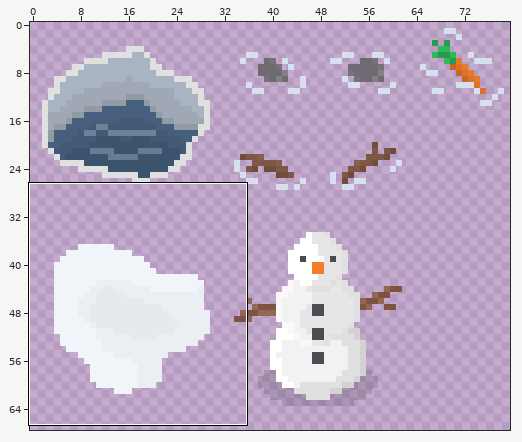
Two versions of one sprite sheet, images/world.png. The picture above shows the old version from afar; the outline marks the close-up.
Close-up. Earlier state:
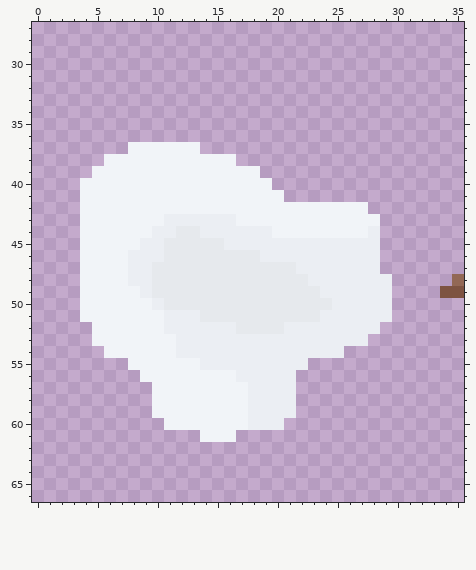
The file is 80x80 pixels. Colours within 5 levels of each other are drawn and written as one. Shown: x 0..35, y 27..66. The wide view leaves out empty margins.
Once edited:
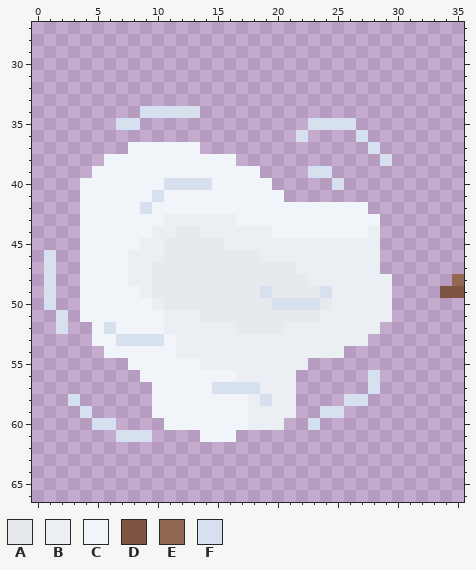
Palette (. is transparent): A #e6e9ed  B #ebeef3  C #f1f4f8  D #7d5341  E #926855  F #d6e0ee
Change:
The edit adds colour F in row 34 at x 9 to 13; in row 35 at x 7 to 8 and 23 to 26; in row 36 at x 22 and 27; in row 37 at x 28; in row 38 at x 29; in row 39 at x 23 to 24.
The edit adds colour F in row 40 at x 25; in rows 46 to 50 at x 1; in rows 51 to 52 at x 2; in rows 56 to 57 at x 28; in row 58 at x 3 and 26 to 27; in row 59 at x 4 and 24 to 25.
The edit adds colour F in row 60 at x 5 to 6 and 23; in row 61 at x 7 to 9.
Colour A gives way to colour F in row 49 at x 19; in row 50 at x 20 to 23.
Colour B gives way to colour F in row 49 at x 24; in row 57 at x 18; in row 58 at x 19.
Colour C gives way to colour F in row 40 at x 11 to 14; in row 41 at x 10; in row 42 at x 9; in row 52 at x 6; in row 53 at x 7 to 10; in row 57 at x 15 to 17.
Where, in picture pixels (left, top, right, bottom), the same in both close-ups:
added: (116, 106, 200, 130)
added: (296, 118, 392, 190)
changed: (140, 178, 212, 214)
added: (44, 250, 68, 334)
changed: (260, 286, 332, 310)
changed: (104, 322, 164, 346)
changed: (212, 370, 380, 430)
added: (68, 394, 152, 442)
